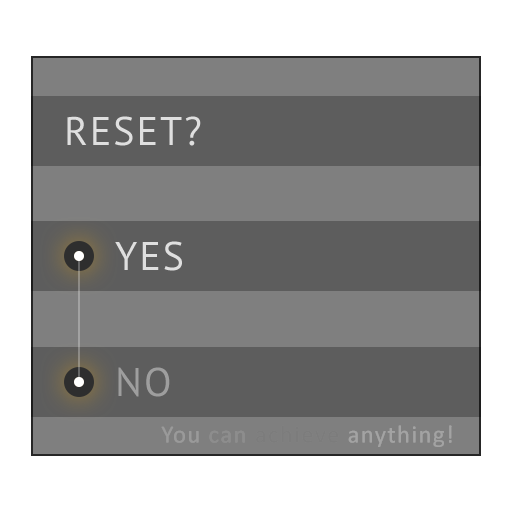
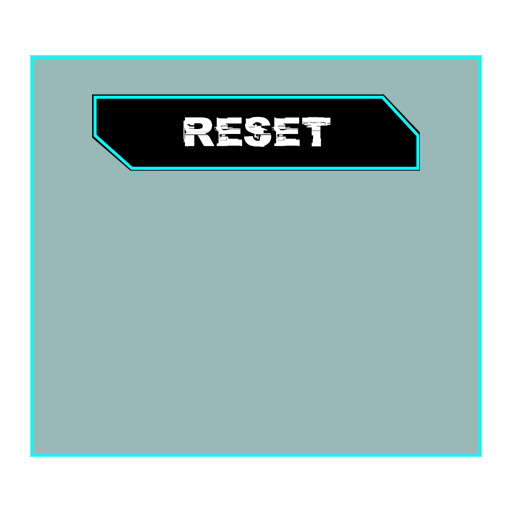
Revision of a layered 512 x 512 image; what changed, layer by layer:
removed layer "Фигура 1" (was 27%) over [78, 252, 80, 387]
removed layer "Эллипс 1 копия 7" over [74, 377, 84, 387]
removed layer "Эллипс 1 копия 6" (was 50%) over [74, 377, 84, 387]
removed layer "Эллипс 1 копия 5" over [74, 251, 84, 261]
removed layer "Эллипс 1 копия 4" (was 50%) over [74, 251, 84, 261]
removed layer "NO" (was 40%) over [118, 367, 170, 397]
removed layer "YES" (was 80%) over [115, 241, 182, 271]
removed layer "You can achieve anything!" (was 30%) over [161, 425, 452, 447]
renamed "RESET?" to "Capa 1", opacity 80% → 100%, painted on it over [67, 94, 420, 171]
removed layer "Прямоугольник 1 копия 11" (was 27%) over [31, 347, 481, 417]
removed layer "Прямоугольник 1 копия 10" (was 27%) over [31, 221, 481, 291]
removed layer "Прямоугольник 1 копия 9" (was 27%) over [31, 96, 481, 166]
painted on "Прямоугольник 1 копия 7", unmasked it over [30, 55, 482, 457]
"Прямоугольник 1 копия 8": opacity 50% → 40%, painted on it, unmasked it over [31, 56, 481, 456]
